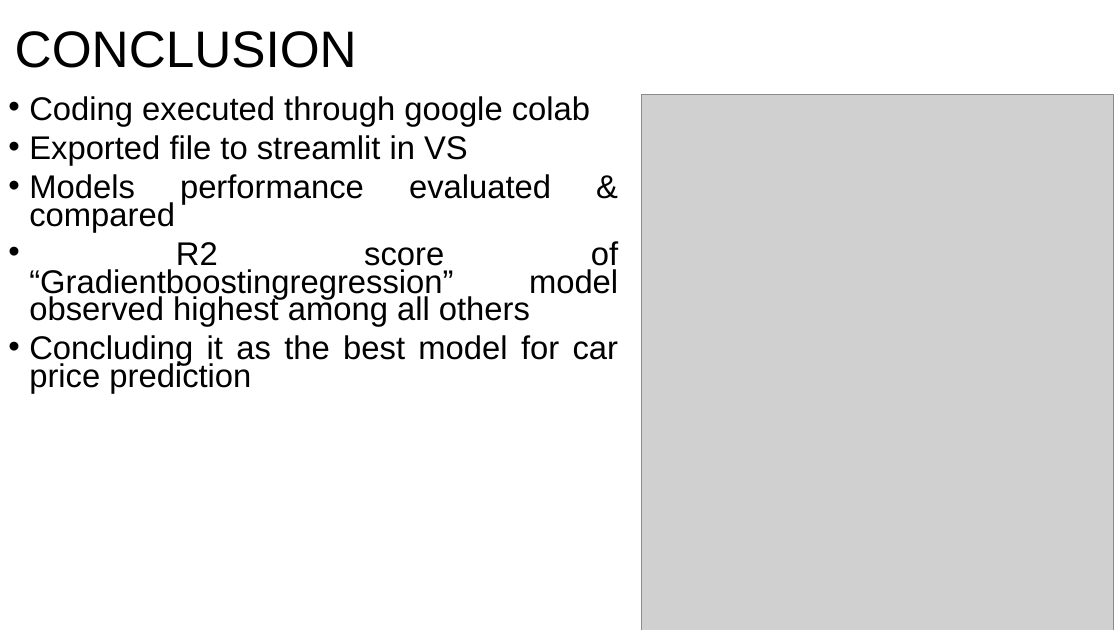
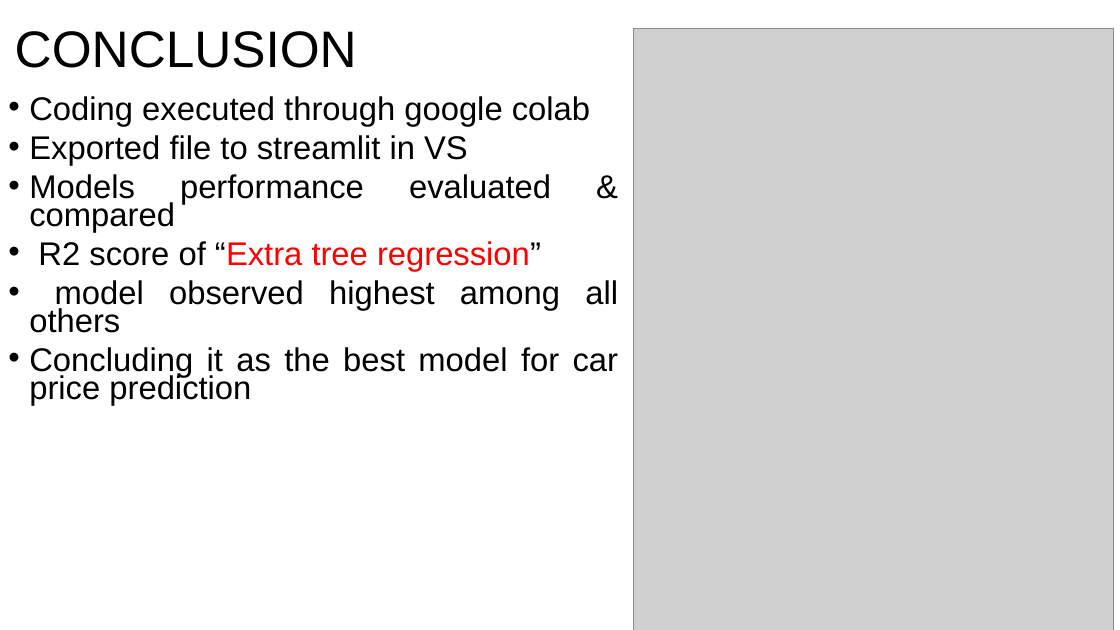
Before and after one commit to Arulgayu/car-dekho-prject, a slide deck: slide 7 of Car dheko price prediction.pptx. Drawn at 1120x630 pixels with LibreOffice and Linux fonts; fonts in the diff are those of the drawing; grey boxes stand for pictures. Boxes give left, top, right and bottom in pixels: in the first picture for what was removed or moved away, otherwise in the second. Text is boxed around its words. In the diff, an @@ line names an element or a change of style, - is before the commit and + after.

```diff
--- a/Car dheko price prediction.pptx
+++ b/Car dheko price prediction.pptx
@@ picture resized from (x1=641, y1=94, x2=1113, y2=630) to (x1=634, y1=28, x2=1113, y2=630) @@
@@ text at (x1=29, y1=241, x2=618, y2=333): text changed @@
-• R2 score of “Gradientboostingregression” model observed highest among all others
+• R2 score of “Extra tree regression”
+• model observed highest among all others
```
Also in this commit, not shown: 1 other slide changed.
